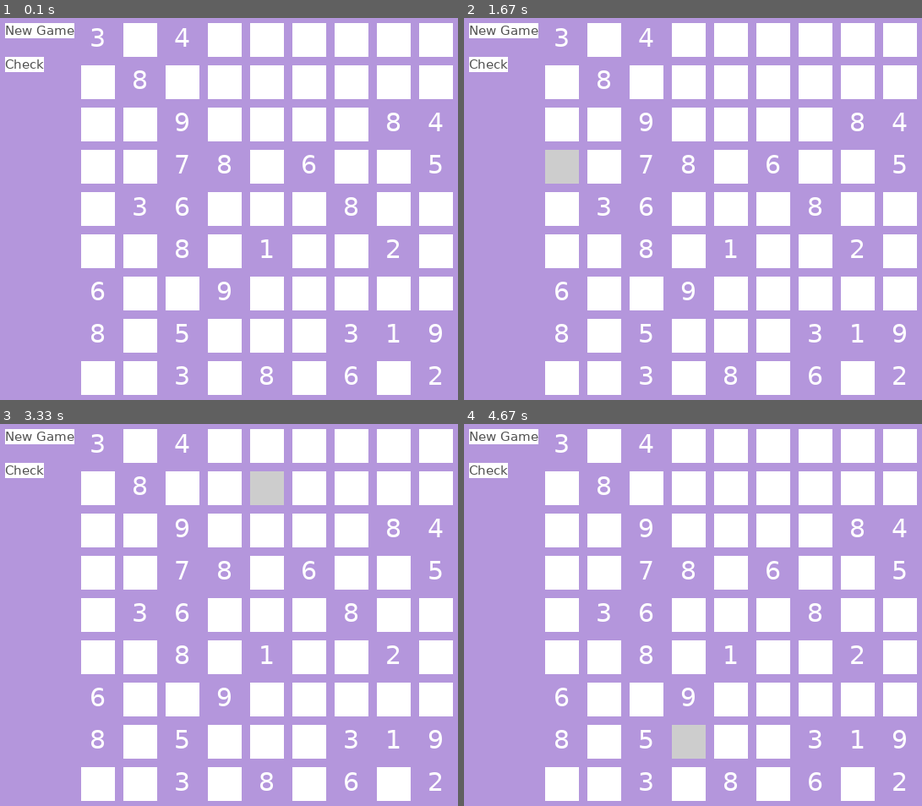
Above: before the commit, frames 1-4 (two rows, left to right).
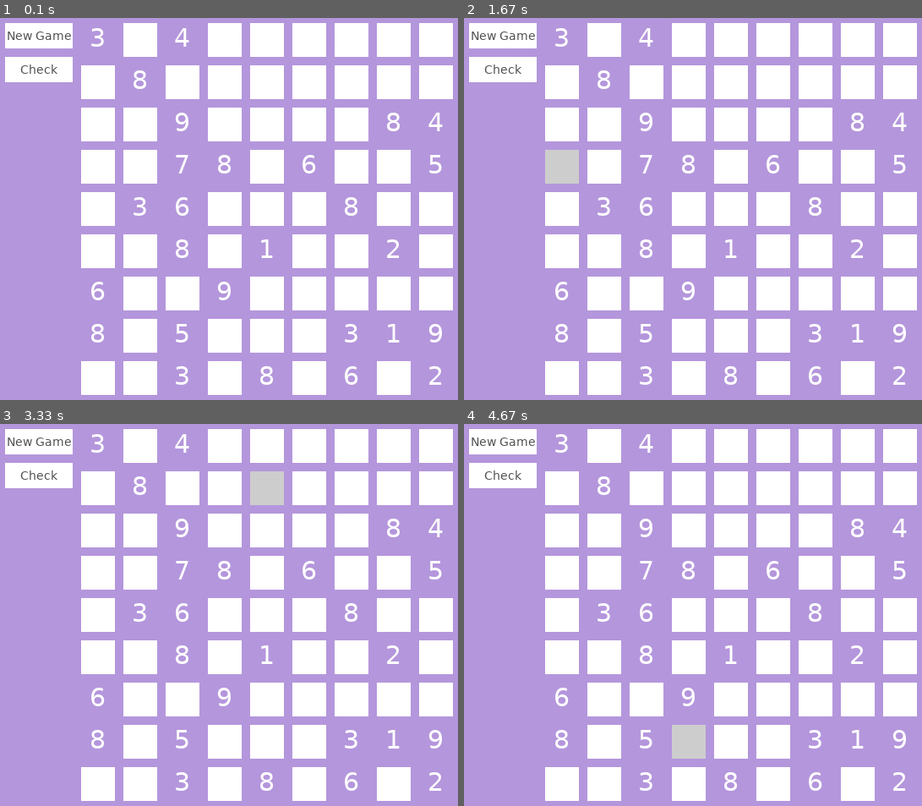
Above: after the commit, the same moments.

Repository: kinern/sudoku-pygame
Game: pygame game, started from main.py
Two runs of this game, one before a commit and one after it. Both use one fixed random seed, a clock stepped at 60 frames per second and the inputs below.
Inputs (mouse positions are in pixels of both pictures, inside the frame that each line leads up to):
- Up to frame 1 (0.1 s): no input
- Up to frame 2 (1.67 s): click (903, 205) at 0.38 s; click (734, 243) at 0.83 s; move the mouse to (564, 155) at 1.13 s; click (564, 155) at 1.42 s
- Up to frame 3 (3.33 s): move the mouse to (outside the picture) at 1.83 s; click (outside the picture) at 2.18 s; move the mouse to (279, 488) at 2.67 s; click (279, 488) at 3.07 s
- Up to frame 4 (4.67 s): move the mouse to (706, 729) at 3.6 s; click (706, 729) at 4.05 s; move the mouse to (711, 553) at 4.63 s

The runs differ from the first frame. In frame 1, 1.4% of the frame differs, in the area x 1-17%, y 1-17%; in frame 2, 1.4%; in frame 3, 1.4%; in frame 4, 1.4%.

Commit message:
Centering buttons and message box text.

Diff:
--- a/main.py
+++ b/main.py
@@ -189,8 +189,8 @@
             self.size = size
             self.surface = pygame.Surface(self.size)
             self.surface.fill(self.bgColor)
-            self.surface.blit(self.text, (10, 0))
-            self.rect = pygame.Rect(self.x, self.y, self.size[0]+5, self.size[1]+5)
+            self.surface.blit(self.text, (int(self.size[0]/2)-int(self.text.get_rect().width/2), int(self.size[1]/2)-int(self.text.get_rect().height/2)))
+            self.rect = pygame.Rect(self.x, self.y, self.size[0], self.size[1])
 
         def show(self):
             self.active = True
@@ -234,15 +234,15 @@
             m.show()
 
     class Button():
-        def __init__(self, text,  pos, font, onClick, fontColor="White", bg="black"):
+        def __init__(self, text,  pos, size, font, onClick, fontColor="White", bg="black"):
             self.x, self.y = pos
             self.font = pygame.font.SysFont("Verdana", font)
             self.onClick = onClick
             self.text = self.font.render(text, 1, pygame.Color(fontColor))
-            self.size = self.text.get_size()
+            self.size = size
             self.surface = pygame.Surface(self.size)
             self.surface.fill(bg)
-            self.surface.blit(self.text, (0, 0))
+            self.surface.blit(self.text, (int(self.size[0]/2)-int(self.text.get_rect().width/2), int(self.size[1]/2)-int(self.text.get_rect().height/2)))
             self.rect = pygame.Rect(self.x, self.y, self.size[0], self.size[1])
 
         def show(self):
@@ -270,7 +270,7 @@
 
 
     loseAlert = AlertBox(
-        pos=(170,150),
+        pos=(int(screen_width/2)-int(300/2),int(screen_height/2)-int(120/2)),
         text="Incorrect!",
         size=(300,120),
         fontSize=40,
@@ -279,7 +279,7 @@
     )
 
     winAlert = AlertBox(
-        pos=(170,150),
+        pos=(int(screen_width/2)-int(300/2),int(screen_height/2)-int(120/2)),
         text="You Win!",
         size=(300,120),
         fontSize=40,
@@ -315,16 +315,18 @@
 
     newGameButton = Button(
     "New Game",
-    (10, 10),
-    font=15,
+    pos=(10, 10),
+    size=(80, 30),
+    font=14,
     fontColor=(80,80,80),
     bg=(255,255,255),
     onClick=newGame)
 
     checkButton = Button(
     "Check",
-    (10, 50),
-    font=15,
+    pos=(10, 50),
+    size=(80, 30),
+    font=14,
     fontColor=(80,80,80),
     bg=(255,255,255),
     onClick=checkAnswers)
